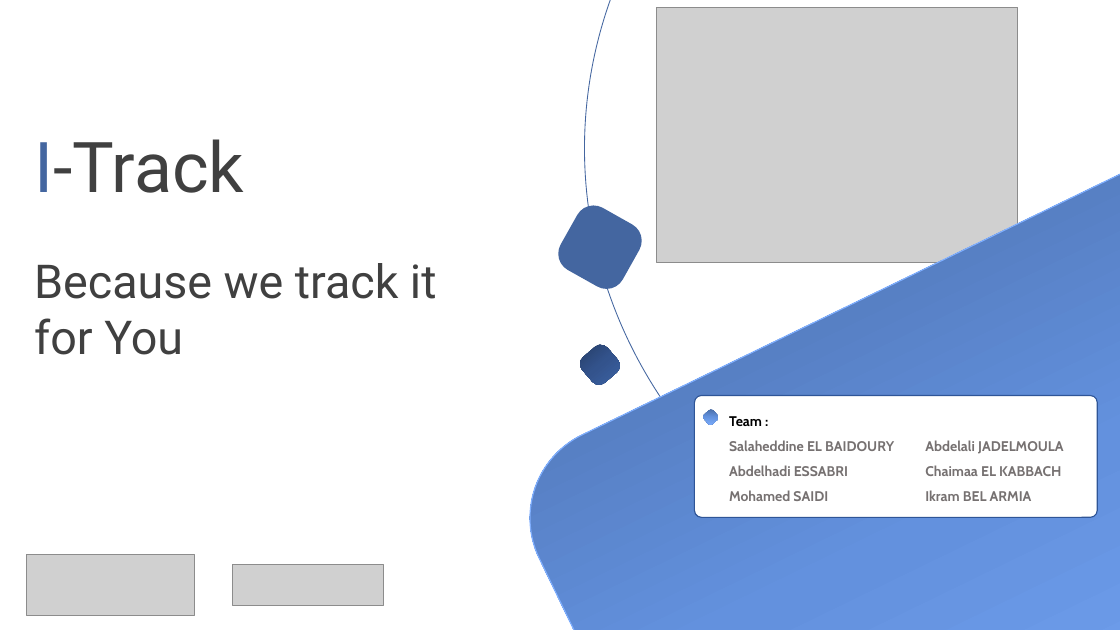
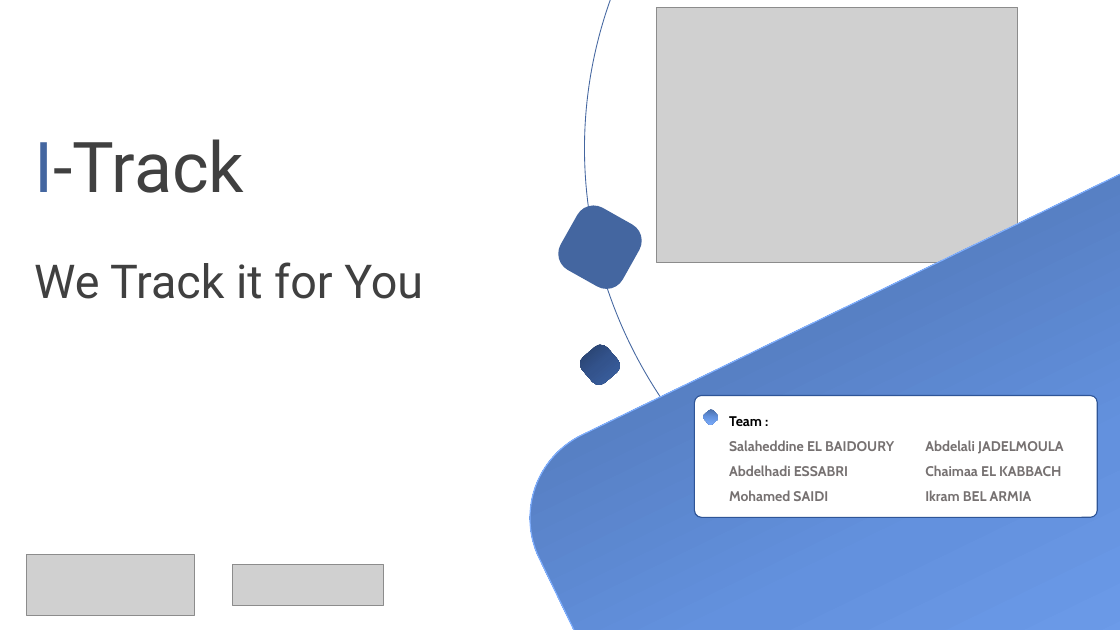
Before and after one commit to MiSalah/Real-Time-Data-Streaming-Analytics-System-for-tracking-Pedestrians, a slide deck: slide 1 of Progress' Presentations/Etat d'avancement - S1.pptx. Drawn at 1120x630 pixels with LibreOffice and Linux fonts; fonts in the diff are those of the drawing; grey boxes stand for pictures. Boxes give left, top, right and bottom in pixels: in the first picture for what was removed or moved away, otherwise in the second. Text is boxed around its words. In the diff, an @@ line names an element or a change of style, - is before the commit and + after.

```diff
--- a/Progress' Presentations/Etat d'avancement - S1.pptx
+++ b/Progress' Presentations/Etat d'avancement - S1.pptx
@@ text at [34,262,423,299]: text changed @@
-Because we track it
-for You
+We Track it for You
```
Also in this commit, not shown: 2 other slides changed.
